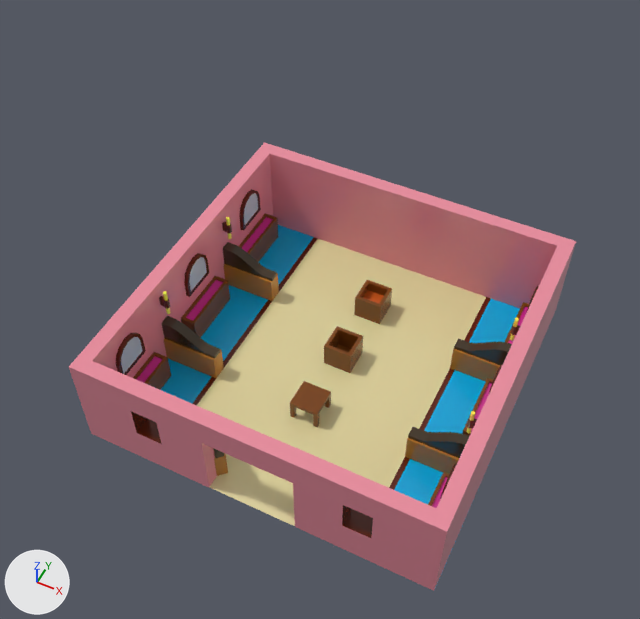
An edit to the FBX model Assets/Models/Environment/RoomStaticMesh.fbx, drawn before and after from the same camera.
Both versions are drawn from a 50 mm camera at (0.159, -0.345, 0.486) aimed at (-0.006, -0.015, 0.073). Every picture has the same lights, and +X, +Y and +Z are marked at lower left. Where no turn or scale is listed for an object, it has been applied to the vertices.

In view in the first picture: 'CombRoom'.
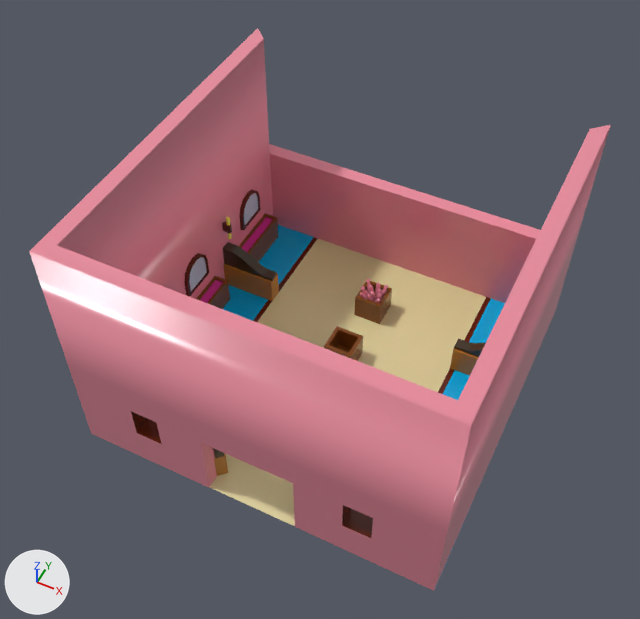
Where the change shows, as pixel boxes [x1, y1, x2, y2] in the pictures (640 x 619 px):
'CombRoom', reshaped (15% wider, 25% taller)
    before: [69, 142, 576, 591]
    after: [29, 28, 611, 591]
part 1 of me_mesh, added
    after: [360, 279, 388, 304]
part 2 of me_mesh, added (pink)
    after: [29, 28, 611, 531]

The edits, one by one:
Picture 'WorldTexture.png.001' (img_worldtexture_png_001) is new.
Material 'Carrot__1_:WorldMaterial' (mat_carrot__1__worldmaterial) is new.
Uses the picture img_worldtexture_png_001.
me_mesh is used by ob_combroom; location (0.0, 0.0, 0.0349).
me_mesh had 924 vertices, 909 faces and spanned x -0.12..0.12, y -0.12..0.12, z -0.035..0.035.
me_mesh now has 1783 vertices, 1713 faces and spans x -0.12..0.12, y -0.12..0.12, z -0.035..0.131.
me_mesh part 1: 847 vertices added at x -0.009..0.009, y 0.052..0.068, z -0.027..-0.011.
me_mesh part 2: 12 vertices added at x -0.12..0.12, y -0.12..0.12, z 0.131.
me_mesh now uses material mat_carrot__1__worldmaterial.
